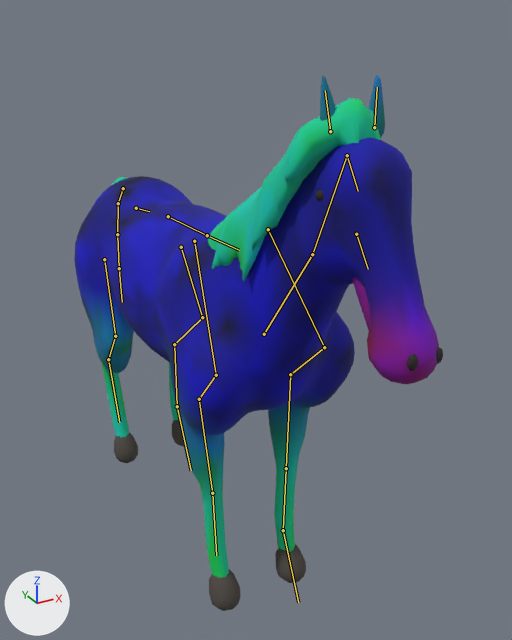
One commit to the glTF model assets/beast_equine.glb: the scene before it, then after it.
Camera for both pictures: a 50 mm camera at (-1.13, -2.65, 2.26) aimed at (0.21, -0.21, 1.04). The lights are fixed; the arrows at lower left show +X, +Y and +Z. The older version comes first. The bones that change, and the others that lie on the model, are drawn over the model as lines.

In view in the first picture: 'beast_equine_fur', 'beast_equine_horn'.
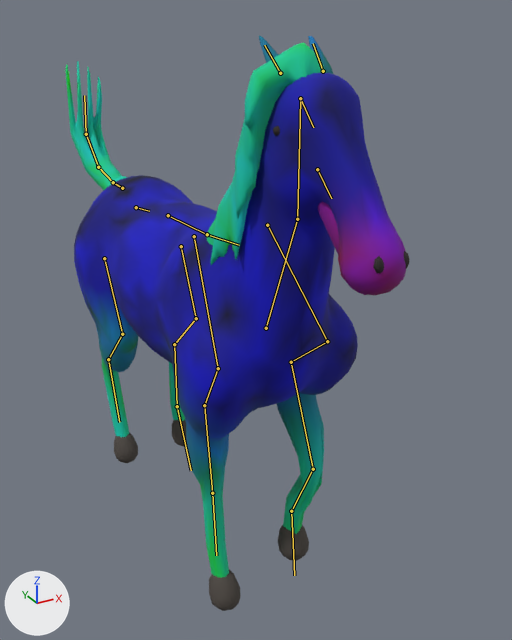
The newer file adds an action. The first version stands in its rest pose; the second is drawn at frame 25 of the action 'alert'.

Changed parts and their boxes [x1, y1, x2, y2] in the pictures (512 x 640 px):
'beast_equine_fur', posed (7% narrower, 8% taller): before [74, 75, 439, 578]; after [65, 36, 406, 578]
'beast_equine_horn', posed (10% narrower, 15% taller): before [114, 190, 443, 611]; after [114, 126, 409, 611]
bone 'chest', root to tip: before (207, 235) to (239, 250); after (207, 234) to (239, 245)
bone 'neck', root to tip: before (264, 334) to (312, 254); after (266, 328) to (297, 219)
bone 'neck2', root to tip: before (312, 254) to (347, 155); after (297, 219) to (300, 98)
bone 'head', root to tip: before (347, 155) to (358, 191); after (300, 98) to (313, 127)
bone 'ear.L', root to tip: before (374, 127) to (377, 87); after (323, 71) to (313, 43)
bone 'ear.R', root to tip: before (330, 131) to (325, 90); after (280, 73) to (264, 45)
bone 'upperarm.L', root to tip: before (324, 347) to (290, 374); after (327, 341) to (291, 362)
bone 'forearm.L', root to tip: before (290, 374) to (286, 468); after (291, 362) to (313, 469)
bone 'wrist.L', root to tip: before (286, 468) to (283, 530); after (313, 469) to (291, 511)
bone 'ftoe.L', root to tip: before (283, 530) to (298, 602); after (291, 511) to (294, 575)
bone 'upperarm.R', root to tip: before (216, 375) to (199, 399); after (218, 368) to (204, 405)
bone 'forearm.R', root to tip: before (199, 399) to (212, 493); after (204, 405) to (212, 493)
bone 'tail1', root to tip: before (123, 188) to (118, 203); after (122, 188) to (113, 182)
bone 'tail2', root to tip: before (118, 203) to (117, 234); after (113, 182) to (98, 167)
bone 'tail3', root to tip: before (117, 234) to (119, 268); after (98, 167) to (86, 134)
bone 'tail4', root to tip: before (119, 268) to (122, 302); after (86, 134) to (84, 95)
bone 'thigh.L', root to tip: before (181, 247) to (202, 317); after (181, 246) to (196, 318)
bone 'shin.L', root to tip: before (202, 317) to (174, 344); after (196, 318) to (174, 344)
bone 'thigh.R', root to tip: before (104, 259) to (115, 336); after (104, 258) to (122, 334)
bone 'shin.R', root to tip: before (115, 336) to (108, 359); after (122, 334) to (108, 359)

What the commit changed:
Bone 'chest' (bone_chest) turns from (0, 0, 0) to (-3, 0, 0) degrees about its own x, y and z.
Bone 'neck' (bone_neck) turns from (0, 0, 0) to (-11, 0, 0) degrees about its own x, y and z.
Bone 'neck2' (bone_neck2) turns from (0, 0, 0) to (-11, 0, 0) degrees about its own x, y and z.
Bone 'head' (bone_head) turns from (0, 0, 0) to (13, 0, 0) degrees about its own x, y and z.
Bone 'ear.L' (bone_ear_l) turns from (0, 0, 0) to (-25, 0, 0) degrees about its own x, y and z.
Bone 'ear.R' (bone_ear_r) turns from (0, 0, 0) to (-25, 0, 0) degrees about its own x, y and z.
Bone 'upperarm.L' (bone_upperarm_l) turns from (0, 0, 0) to (9, -1, -1) degrees about its own x, y and z.
Bone 'forearm.L' (bone_forearm_l) turns from (0, 0, 0) to (-35, 2, 0) degrees about its own x, y and z.
Bone 'wrist.L' (bone_wrist_l) turns from (0, 0, 0) to (54, -1, -1) degrees about its own x, y and z.
Bone 'ftoe.L' (bone_ftoe_l) turns from (0, 0, 0) to (-5, 0, 0) degrees about its own x, y and z.
Bone 'upperarm.R' (bone_upperarm_r) turns from (0, 0, 0) to (-7, 0, 0) degrees about its own x, y and z.
Bone 'forearm.R' (bone_forearm_r) turns from (0, 0, 0) to (17, 2, 0) degrees about its own x, y and z.
Bone 'wrist.R' (bone_wrist_r) turns from (0, 0, 0) to (-7, 0, 0) degrees about its own x, y and z.
Bone 'tail1' (bone_tail1) turns from (0, 0, 0) to (45, 0, 2) degrees about its own x, y and z.
Bone 'tail2' (bone_tail2) turns from (0, 0, 0) to (45, 0, 5) degrees about its own x, y and z.
Bone 'tail3' (bone_tail3) turns from (0, 0, 0) to (45, 0, 6) degrees about its own x, y and z.
Bone 'tail4' (bone_tail4) turns from (0, 0, 0) to (45, 0, 2) degrees about its own x, y and z.
Bone 'thigh.L' (bone_thigh_l) turns from (0, 0, 0) to (0, 0, 5) degrees about its own x, y and z.
Bone 'shin.L' (bone_shin_l) turns from (0, 0, 0) to (0, -5, -6) degrees about its own x, y and z.
Bone 'hock.L' (bone_hock_l) turns from (0, 0, 0) to (0, -4, 3) degrees about its own x, y and z.
Bone 'thigh.R' (bone_thigh_r) turns from (0, 0, 0) to (0, 0, -5) degrees about its own x, y and z.
Bone 'shin.R' (bone_shin_r) turns from (0, 0, 0) to (0, 5, 6) degrees about its own x, y and z.
Bone 'hock.R' (bone_hock_r) turns from (0, 0, 0) to (0, 4, -3) degrees about its own x, y and z.
